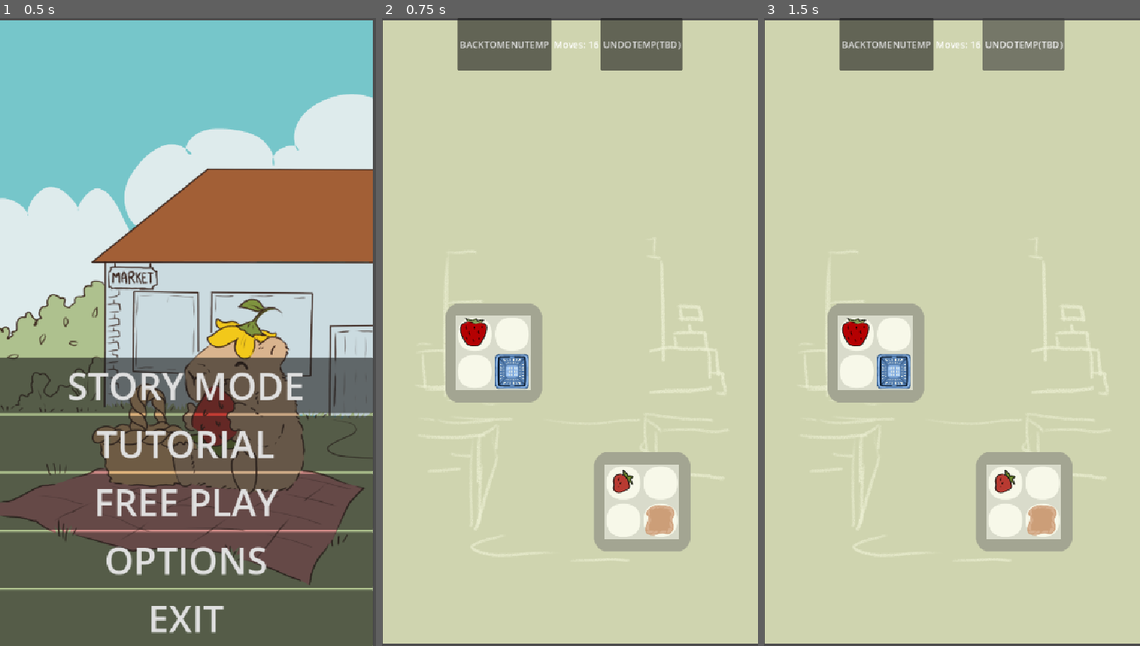
Above: before the commit, frames 1-3 (left to right).
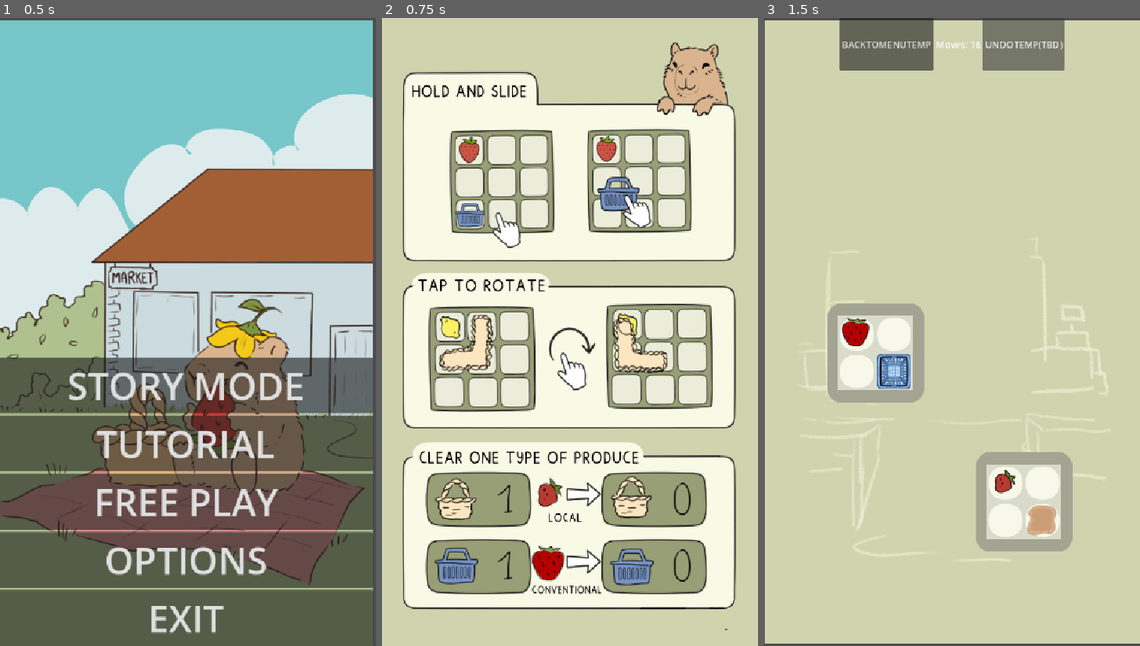
Above: after the commit, the same moments.

Repository: DrSkyrim/learning-game-development
Game: Godot game, scene res://Scenes/menus/main_menu.tscn
The game is run twice, just before and just after one commit, with the same random seed, the same clock (stepped at 60 frames per second) and the same inputs.
Inputs (mouse positions are in pixels of both pictures, inside the frame that each line leads up to):
- Up to frame 1 (0.5 s): no input
- Up to frame 2 (0.75 s): click "TUTORIAL" at 0.5 s
- Up to frame 3 (1.5 s): click (1023, 43) at 1.25 s, where only the run before the commit has a clickable "UNDOTEMP(TBD)"

Frame 1 is identical in both runs. In frame 2, 72% of the frame differs, in the area x 0-100%, y 0-100%; in frame 3, nothing differs.

Commit message:
Implementing Result Screen Items and Tutorial Comic
Created level_end_win_result screen where I tried to implement the Level Reward structure according to what has been discussed (see victory_local_screen_1.png as a reference).

Added script logics to game_manager, level_logic and story_node so the reward system works (somewhat) correctly and tutorial screen pops up before the first level of tutorial.

Updated sprite_reward_level_4 and _10 by downloading Artist's quick fixes in Discord to match the emtpy_conventional_local logic.

Diff:
--- a/learning-game-development/Scenes/menus/level_end_win_result.tscn
+++ b/learning-game-development/Scenes/menus/level_end_win_result.tscn
@@ -3,24 +3,263 @@
 [ext_resource type="Script" uid="uid://b1iy2xrjeotgv" path="res://Scripts/level_end_win.gd" id="1_oe7on"]
 [ext_resource type="Texture2D" uid="uid://cdfof1q6bbxru" path="res://Assets/Graphics/UI/results screen/screen_victory_conventional.png" id="2_mq1y6"]
 [ext_resource type="Texture2D" uid="uid://bt1xphpsfjo5" path="res://Assets/Graphics/UI/results screen/sprite_reward_level_10 .png" id="3_ctefa"]
+[ext_resource type="Texture2D" uid="uid://dbxu3wwu0g423" path="res://Assets/Graphics/UI/results screen/sprite_reward_level_2.png" id="3_hv7n7"]
 [ext_resource type="Texture2D" uid="uid://t43wkw7m8ujc" path="res://Assets/Graphics/UI/results screen/button_next.png" id="4_8he6l"]
-
-[sub_resource type="AtlasTexture" id="AtlasTexture_ym70i"]
+[ext_resource type="Texture2D" uid="uid://cjpi52cfdq4a6" path="res://Assets/Graphics/UI/results screen/sprite_reward_level_1.png" id="4_8w6lm"]
+[ext_resource type="Texture2D" uid="uid://cyr02yyjxqs2k" path="res://Assets/Graphics/UI/results screen/sprite_reward_level_3.png" id="6_v6yid"]
+[ext_resource type="Texture2D" uid="uid://cfuqdyjf3l1vw" path="res://Assets/Graphics/UI/results screen/sprite_reward_level_4.png" id="7_p3wao"]
+[ext_resource type="Texture2D" uid="uid://bnt16d01tsrk6" path="res://Assets/Graphics/UI/results screen/sprite_reward_level_5.png" id="8_o70ln"]
+[ext_resource type="Texture2D" uid="uid://dot6xm4j0q2cv" path="res://Assets/Graphics/UI/results screen/sprite_reward_level_6.png" id="9_uuoy5"]
+[ext_resource type="Texture2D" uid="uid://bukcpjwkf2kho" path="res://Assets/Graphics/UI/results screen/sprite_reward_level_7.png" id="10_7dn0t"]
+
+[sub_resource type="AtlasTexture" id="AtlasTexture_jvn13"]
+atlas = ExtResource("3_hv7n7")
+region = Rect2(0, 0, 300, 300)
+
+[sub_resource type="AtlasTexture" id="AtlasTexture_0jgxr"]
+atlas = ExtResource("3_hv7n7")
+region = Rect2(300, 0, 300, 300)
+
+[sub_resource type="AtlasTexture" id="AtlasTexture_bws4w"]
+atlas = ExtResource("3_hv7n7")
+region = Rect2(600, 0, 300, 300)
+
+[sub_resource type="AtlasTexture" id="AtlasTexture_viyec"]
+atlas = ExtResource("4_8w6lm")
+region = Rect2(0, 0, 200, 200)
+
+[sub_resource type="AtlasTexture" id="AtlasTexture_865ec"]
+atlas = ExtResource("4_8w6lm")
+region = Rect2(200, 0, 200, 200)
+
+[sub_resource type="AtlasTexture" id="AtlasTexture_cpje1"]
+atlas = ExtResource("4_8w6lm")
+region = Rect2(400, 0, 200, 200)
+
+[sub_resource type="AtlasTexture" id="AtlasTexture_k5y6l"]
+atlas = ExtResource("3_ctefa")
+region = Rect2(0, 0, 128, 64)
+
+[sub_resource type="AtlasTexture" id="AtlasTexture_arqa7"]
+atlas = ExtResource("3_ctefa")
+region = Rect2(128, 0, 128, 64)
+
+[sub_resource type="AtlasTexture" id="AtlasTexture_squ58"]
 atlas = ExtResource("3_ctefa")
 region = Rect2(256, 0, 128, 64)
 
+[sub_resource type="AtlasTexture" id="AtlasTexture_knwci"]
+atlas = ExtResource("3_hv7n7")
+region = Rect2(0, 0, 300, 300)
+
+[sub_resource type="AtlasTexture" id="AtlasTexture_eceqq"]
+atlas = ExtResource("3_hv7n7")
+region = Rect2(300, 0, 300, 300)
+
+[sub_resource type="AtlasTexture" id="AtlasTexture_n153p"]
+atlas = ExtResource("3_hv7n7")
+region = Rect2(600, 0, 300, 300)
+
+[sub_resource type="AtlasTexture" id="AtlasTexture_pn742"]
+atlas = ExtResource("6_v6yid")
+region = Rect2(0, 0, 200, 200)
+
+[sub_resource type="AtlasTexture" id="AtlasTexture_278px"]
+atlas = ExtResource("6_v6yid")
+region = Rect2(200, 0, 200, 200)
+
+[sub_resource type="AtlasTexture" id="AtlasTexture_ncayg"]
+atlas = ExtResource("6_v6yid")
+region = Rect2(400, 0, 200, 200)
+
+[sub_resource type="AtlasTexture" id="AtlasTexture_fwavv"]
+atlas = ExtResource("7_p3wao")
+region = Rect2(0, 0, 200, 300)
+
+[sub_resource type="AtlasTexture" id="AtlasTexture_hgn56"]
+atlas = ExtResource("7_p3wao")
+region = Rect2(200, 0, 200, 300)
+
+[sub_resource type="AtlasTexture" id="AtlasTexture_w8nu6"]
+atlas = ExtResource("7_p3wao")
+region = Rect2(400, 0, 200, 300)
+
+[sub_resource type="AtlasTexture" id="AtlasTexture_eh0va"]
+atlas = ExtResource("8_o70ln")
+region = Rect2(0, 0, 200, 500)
+
+[sub_resource type="AtlasTexture" id="AtlasTexture_bkmtv"]
+atlas = ExtResource("8_o70ln")
+region = Rect2(200, 0, 200, 500)
+
+[sub_resource type="AtlasTexture" id="AtlasTexture_s21hx"]
+atlas = ExtResource("8_o70ln")
+region = Rect2(400, 0, 200, 500)
+
+[sub_resource type="AtlasTexture" id="AtlasTexture_2tqff"]
+atlas = ExtResource("9_uuoy5")
+region = Rect2(0, 0, 300, 200)
+
+[sub_resource type="AtlasTexture" id="AtlasTexture_nj8f5"]
+atlas = ExtResource("9_uuoy5")
+region = Rect2(300, 0, 300, 200)
+
+[sub_resource type="AtlasTexture" id="AtlasTexture_0lsd1"]
+atlas = ExtResource("9_uuoy5")
+region = Rect2(600, 0, 300, 200)
+
+[sub_resource type="AtlasTexture" id="AtlasTexture_s6fxb"]
+atlas = ExtResource("10_7dn0t")
+region = Rect2(0, 0, 200, 300)
+
+[sub_resource type="AtlasTexture" id="AtlasTexture_i3kfk"]
+atlas = ExtResource("10_7dn0t")
+region = Rect2(200, 0, 200, 300)
+
+[sub_resource type="AtlasTexture" id="AtlasTexture_0kh8j"]
+atlas = ExtResource("10_7dn0t")
+region = Rect2(400, 0, 200, 300)
+
 [sub_resource type="SpriteFrames" id="SpriteFrames_5mguy"]
 animations = [{
 "frames": [{
 "duration": 1.0,
-"texture": SubResource("AtlasTexture_ym70i")
+"texture": SubResource("AtlasTexture_jvn13")
+}, {
+"duration": 1.0,
+"texture": SubResource("AtlasTexture_0jgxr")
+}, {
+"duration": 1.0,
+"texture": SubResource("AtlasTexture_bws4w")
 }],
 "loop": true,
 "name": &"default",
 "speed": 5.0
+}, {
+"frames": [{
+"duration": 1.0,
+"texture": SubResource("AtlasTexture_viyec")
+}, {
+"duration": 1.0,
+"texture": SubResource("AtlasTexture_865ec")
+}, {
+"duration": 1.0,
+"texture": SubResource("AtlasTexture_cpje1")
+}],
+"loop": true,
+"name": &"level1",
+"speed": 5.0
+}, {
+"frames": [{
+"duration": 1.0,
+"texture": SubResource("AtlasTexture_k5y6l")
+}, {
+"duration": 1.0,
+"texture": SubResource("AtlasTexture_arqa7")
+}, {
+"duration": 1.0,
+"texture": SubResource("AtlasTexture_squ58")
+}],
+"loop": true,
+"name": &"level10",
+"speed": 5.0
+}, {
+"frames": [{
+"duration": 1.0,
+"texture": SubResource("AtlasTexture_knwci")
+}, {
+"duration": 1.0,
+"texture": SubResource("AtlasTexture_eceqq")
+}, {
+"duration": 1.0,
+"texture": SubResource("AtlasTexture_n153p")
+}],
+"loop": true,
+"name": &"level2",
+"speed": 5.0
+}, {
+"frames": [{
+"duration": 1.0,
+"texture": SubResource("AtlasTexture_pn742")
+}, {
+"duration": 1.0,
+"texture": SubResource("AtlasTexture_278px")
+}, {
+"duration": 1.0,
+"texture": SubResource("AtlasTexture_ncayg")
+}],
+"loop": true,
+"name": &"level3",
+"speed": 5.0
+}, {
+"frames": [{
+"duration": 1.0,
+"texture": SubResource("AtlasTexture_fwavv")
+}, {
+"duration": 1.0,
+"texture": SubResource("AtlasTexture_hgn56")
+}, {
+"duration": 1.0,
+"texture": SubResource("AtlasTexture_w8nu6")
+}],
+"loop": true,
+"name": &"level4",
+"speed": 5.0
+}, {
+"frames": [{
+"duration": 1.0,
+"texture": SubResource("AtlasTexture_eh0va")
+}, {
+"duration": 1.0,
+"texture": SubResource("AtlasTexture_bkmtv")
+}, {
+"duration": 1.0,
+"texture": SubResource("AtlasTexture_s21hx")
+}],
+"loop": true,
+"name": &"level5",
+"speed": 5.0
+}, {
+"frames": [{
+"duration": 1.0,
+"texture": SubResource("AtlasTexture_2tqff")
+}, {
+"duration": 1.0,
+"texture": SubResource("AtlasTexture_nj8f5")
+}, {
+"duration": 1.0,
+"texture": SubResource("AtlasTexture_0lsd1")
+}],
+"loop": true,
+"name": &"level6",
+"speed": 5.0
+}, {
+"frames": [{
+"duration": 1.0,
+"texture": SubResource("AtlasTexture_s6fxb")
+}, {
+"duration": 1.0,
+"texture": SubResource("AtlasTexture_i3kfk")
+}, {
+"duration": 1.0,
+"texture": SubResource("AtlasTexture_0kh8j")
+}],
+"loop": true,
+"name": &"level7",
+"speed": 5.0
+}, {
+"frames": [],
+"loop": true,
+"name": &"level8",
+"speed": 5.0
+}, {
+"frames": [],
+"loop": true,
+"name": &"level9",
+"speed": 5.0
 }]
 
-[node name="level_end_win" type="Control" unique_id=1669779005]
+[node name="level_end_result" type="Control" unique_id=1669779005]
 layout_mode = 3
 anchors_preset = 15
 anchor_right = 1.0
@@ -30,15 +269,67 @@
 grow_vertical = 2
 script = ExtResource("1_oe7on")
 
-[node name="TextureRect" type="TextureRect" parent="." unique_id=1233356193]
+[node name="background" type="TextureRect" parent="." unique_id=1233356193]
 layout_mode = 0
 offset_right = 649.0
 offset_bottom = 1150.0
 texture = ExtResource("2_mq1y6")
 
-[node name="AnimatedSprite2D" type="AnimatedSprite2D" parent="TextureRect" unique_id=205930335]
+[node name="reward_level_10" type="AnimatedSprite2D" parent="background" unique_id=205930335]
+unique_name_in_owner = true
 position = Vector2(388, 300)
 sprite_frames = SubResource("SpriteFrames_5mguy")
+animation = &"level10"
+speed_scale = 0.0
+
+[node name="reward_level_1" type="AnimatedSprite2D" parent="background" unique_id=1588602336]
+unique_name_in_owner = true
+position = Vector2(320, 832)
+sprite_frames = SubResource("SpriteFrames_5mguy")
+animation = &"level1"
+speed_scale = 0.0
+
+[node name="reward_level_2" type="AnimatedSprite2D" parent="background" unique_id=656059512]
+unique_name_in_owner = true
+position = Vector2(513, 1024)
+sprite_frames = SubResource("SpriteFrames_5mguy")
+animation = &"level2"
+speed_scale = 0.0
+
+[node name="reward_level_3" type="AnimatedSprite2D" parent="background" unique_id=1714394001]
+unique_name_in_owner = true
+position = Vector2(128, 896)
+sprite_frames = SubResource("SpriteFrames_5mguy")
+animation = &"level3"
+speed_scale = 0.0
+
+[node name="reward_level_4" type="AnimatedSprite2D" parent="background" unique_id=216974231]
+unique_name_in_owner = true
+position = Vector2(128, 704)
+sprite_frames = SubResource("SpriteFrames_5mguy")
+animation = &"level4"
+speed_scale = 0.0
+
+[node name="reward_level_5" type="AnimatedSprite2D" parent="background" unique_id=1731737541]
+unique_name_in_owner = true
+position = Vector2(64, 448)
+sprite_frames = SubResource("SpriteFrames_5mguy")
+animation = &"level5"
+speed_scale = 0.0
+
+[node name="reward_level_6" type="AnimatedSprite2D" parent="background" unique_id=247674386]
+unique_name_in_owner = true
+position = Vector2(256, 384)
+sprite_frames = SubResource("SpriteFrames_5mguy")
+animation = &"level6"
+speed_scale = 0.0
+
+[node name="reward_level_7" type="AnimatedSprite2D" parent="background" unique_id=1090202516]
+unique_name_in_owner = true
+position = Vector2(256, 256)
+sprite_frames = SubResource("SpriteFrames_5mguy")
+animation = &"level7"
+speed_scale = 0.0
 
 [node name="MarginContainer" type="MarginContainer" parent="." unique_id=1084724025]
 layout_mode = 1
--- a/learning-game-development/Scripts/game_manager.gd
+++ b/learning-game-development/Scripts/game_manager.gd
@@ -6,24 +6,29 @@
 var is_tutorial := false
 var story_index := 0
 
+var reward_level_array := [0,0,0,0,0,0,0,0,0,0]
+
 func start_story_mode():
 	is_story_mode = true
 	is_tutorial = false
 	current_level = 1
 	story_index = 0
+	reset_rewards()
 
 	get_tree().change_scene_to_file("res://Scenes/menus/story_node.tscn")
 
 func start_tutorial():
 	is_story_mode = false
 	is_tutorial = true
+	reset_rewards()
 	current_tutorial_level = 1
-	load_tutorial_level(current_tutorial_level)
-
+	#load_tutorial_level(current_tutorial_level)
+	get_tree().change_scene_to_file("res://Scenes/menus/story_node.tscn")
 
 func start_free_play():
 	is_story_mode = false
 	is_tutorial = false
+	reset_rewards()
 	get_tree().change_scene_to_file("res://Scenes/menus/level_select.tscn")
 
 
@@ -70,3 +75,8 @@
 			return "res://Assets/story/story_2.png"
 		_:
 			return ""
+
+func reset_rewards():
+	var rewards = reward_level_array.size()
+	for index in rewards:
+		reward_level_array[index] = 0
--- a/learning-game-development/Scripts/level_end_win.gd
+++ b/learning-game-development/Scripts/level_end_win.gd
@@ -6,6 +6,8 @@
 
 
 func _ready() -> void:
+	if(not GameManager.is_tutorial):
+		show_rewards()
 	next_level.pressed.connect(_on_next_pressed)
 	back.pressed.connect(_on_back_pressed)
 	next_level.disabled = not GameManager.is_story_mode && not GameManager.is_tutorial
@@ -17,6 +19,7 @@
 		GameManager.load_next_tutorial()
 	else:
 		# In free play, "next" doesn't really make sense
+		GameManager.reset_rewards()
 		get_tree().change_scene_to_file("res://Scenes/menus/level_select.tscn")
 
 
@@ -27,3 +30,15 @@
 	else:
 		# Go back to level select in free play
 		get_tree().change_scene_to_file("res://Scenes/menus/level_select.tscn")
+
+func show_rewards():
+	%reward_level_1.set_frame_and_progress(GameManager.reward_level_array[0],0.0)
+	%reward_level_2.set_frame_and_progress(GameManager.reward_level_array[1],0.0)
+	%reward_level_3.set_frame_and_progress(GameManager.reward_level_array[2],0.0)
+	%reward_level_4.set_frame_and_progress(GameManager.reward_level_array[3],0.0)
+	%reward_level_5.set_frame_and_progress(GameManager.reward_level_array[4],0.0)
+	%reward_level_6.set_frame_and_progress(GameManager.reward_level_array[5],0.0)
+	%reward_level_7.set_frame_and_progress(GameManager.reward_level_array[6],0.0)
+	#%reward_level_8.set_frame_and_progress(GameManager.reward_level_array[7],0.0)
+	#%reward_level_9.set_frame_and_progress(GameManager.reward_level_array[8],0.0)
+	%reward_level_10.set_frame_and_progress(GameManager.reward_level_array[9],0.0)
--- a/learning-game-development/Scripts/level_logic.gd
+++ b/learning-game-development/Scripts/level_logic.gd
@@ -62,10 +62,18 @@
 	print("Level Complete!")
 
 	await get_tree().create_timer(0.5).timeout
-	if(org_not_org == 0):
-		get_tree().change_scene_to_file("res://Scenes/menus/level_end_win_local.tscn")
+	if(GameManager.is_tutorial):
+		if(org_not_org == 0):
+			get_tree().change_scene_to_file("res://Scenes/menus/level_end_win_local.tscn")
+		else:
+			get_tree().change_scene_to_file("res://Scenes/menus/level_end_win_local.tscn")
 	else:
-		get_tree().change_scene_to_file("res://Scenes/menus/level_end_win_convenient.tscn")
+		var this_level = GameManager.current_level-1
+		if(org_not_org == 0):
+			GameManager.reward_level_array[this_level] = 2
+		else:
+			GameManager.reward_level_array[this_level] = 1
+		get_tree().change_scene_to_file("res://Scenes/menus/level_end_win_result.tscn")
 
 
 func lose_level():
--- a/learning-game-development/Scripts/story_node.gd
+++ b/learning-game-development/Scripts/story_node.gd
@@ -3,7 +3,10 @@
 @onready var story_rect: TextureRect = $MarginContainer/story_rect
 
 func _ready() -> void:
-	load_story_image()
+	if (not GameManager.is_tutorial):
+		load_story_image()
+	else:
+		load_tutorial_image()
 
 
 func load_story_image():
@@ -25,4 +28,21 @@
 
 func _input(event):
 	if event.is_action_pressed("advance_story"):
-		GameManager.load_level(1)
+		if GameManager.is_tutorial:
+			GameManager.load_tutorial_level(GameManager.current_tutorial_level)
+		else:
+			GameManager.load_level(1)
+
+func load_tutorial_image():
+	var path = "res://Assets/Graphics/cutscenes/tutorial_comic_1.png"
+
+	if path == "":
+		print("No story image found")
+		return
+
+	var texture = load(path)
+
+	if texture:
+		story_rect.texture = texture
+	else:
+		print("Failed to load: ", path)
Binary file changed: learning-game-development/Assets/Graphics/UI/results screen/sprite_reward_level_10 .png
Binary file changed: learning-game-development/Assets/Graphics/UI/results screen/sprite_reward_level_4.png
Not shown, added: victory_local_screen_1.png
